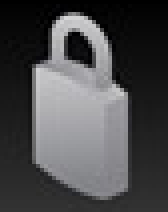
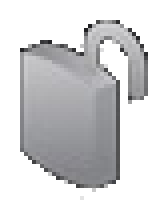
Layered file, before and after one edit (168×212). Changes by layer:
hid "Locked", painted on it over [0, 0, 168, 212]
painted on "Unlocked" over [0, 0, 168, 208]
